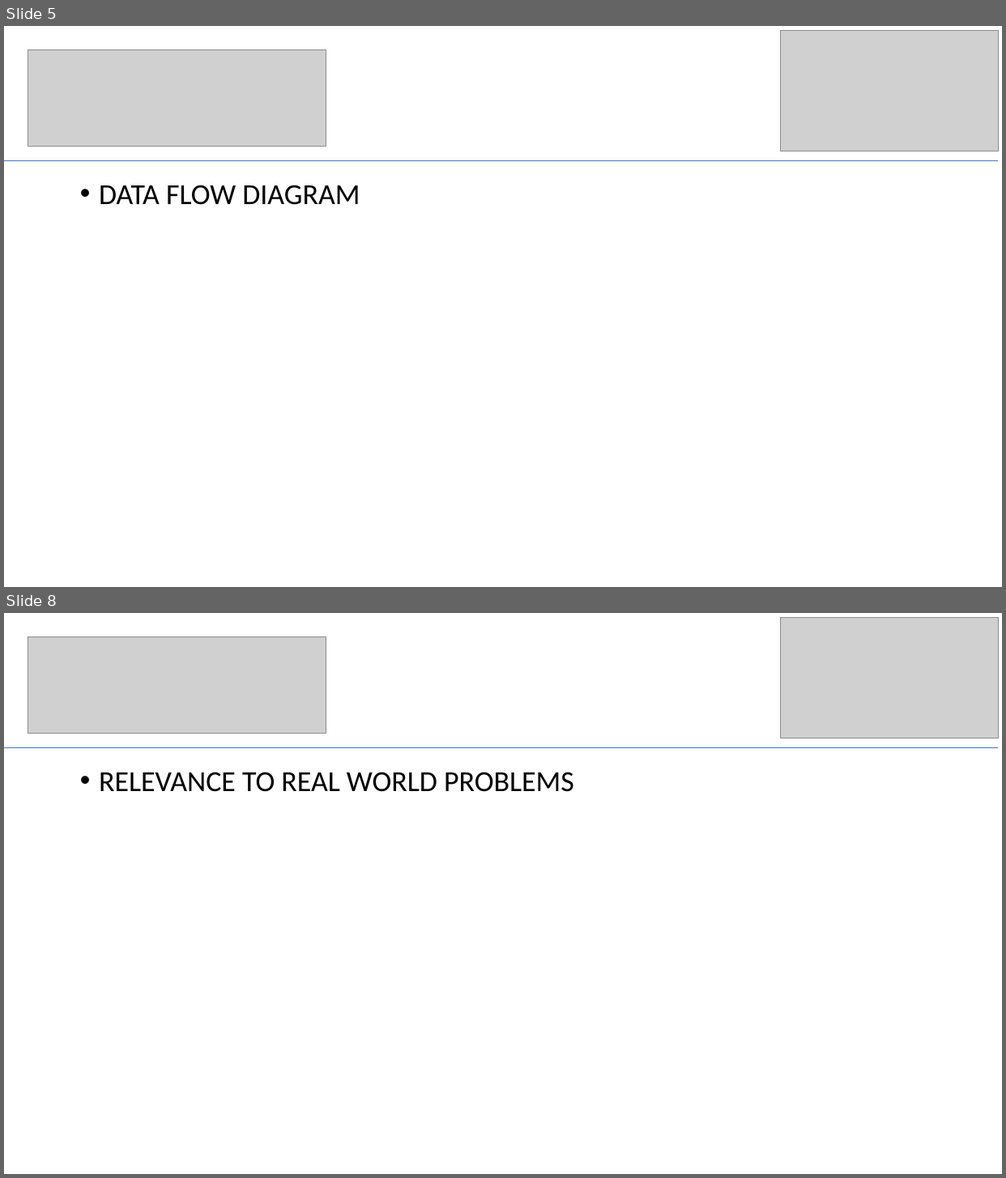
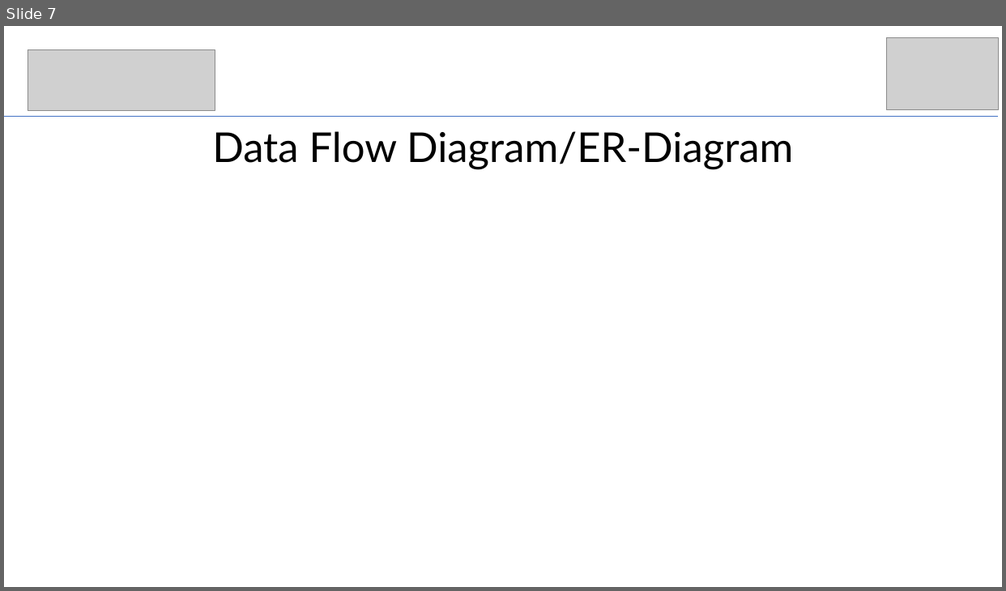
Before and after one commit to UdayRajSingh288/URL_Phishing_Detection_System, a slide deck: PPT TEMPLATE.pptx. Shown one above the other, each under a label of ours: slides 5 and 8 before the commit, slide 7 after it; the slides between them are not shown. The pictures are 1006x1178 and 1006x591 pixels, drawn with LibreOffice and Linux fonts; fonts in the diff are those of the drawing; grey boxes stand for pictures. Boxes give left, top, right and bottom in pixels: in the first picture for what was removed or moved away, otherwise in the second. Text is boxed around its words. In the diff, an @@ line names an element or a change of style, - is before the commit and + after.

```diff
--- a/PPT TEMPLATE.pptx
+++ b/PPT TEMPLATE.pptx
@@ slide 8 removed at (4, 613, 1002, 1174), background #FFFFFF @@
@@ picture removed at (781, 618, 999, 738) @@
@@ picture removed at (28, 637, 326, 733) @@
@@ line removed from (4, 747) to (998, 747) @@
@@ text removed at (99, 772, 574, 792) @@
-• RELEVANCE TO REAL WORLD PROBLEMS
@@ what was slide 5 is now slide 7 @@
@@ slide 7 changed as well @@
@@ picture: place and size @@
-picture at (781, 31, 999, 151)
+picture at (887, 37, 999, 110)
@@ picture: place and size @@
-picture at (28, 50, 326, 146)
+picture at (28, 50, 216, 110)
@@ line moved from (4, 160) - (998, 160) to (4, 117) - (998, 117) @@
@@ title added at (212, 131, 793, 169), 39.6 pt, text #000000 @@
+Data Flow Diagram/ER-Diagram
@@ text removed at (99, 185, 360, 205) @@
-• DATA FLOW DIAGRAM
```
Also in this commit, not shown: 3 other slides changed, 7 slides added, 6 other slides removed, 5 other files.
